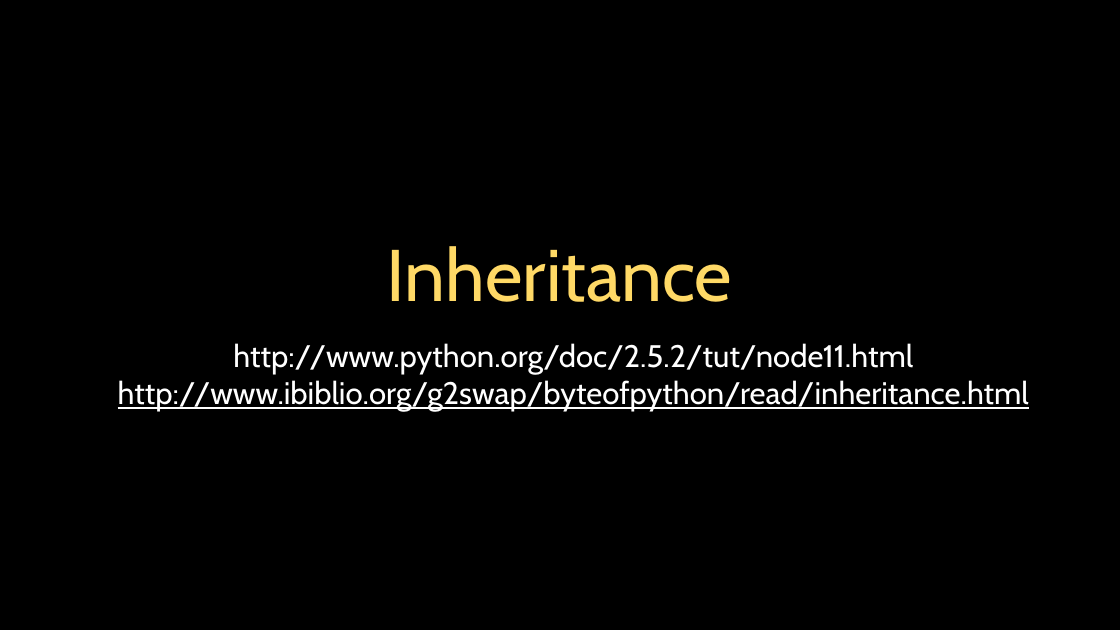
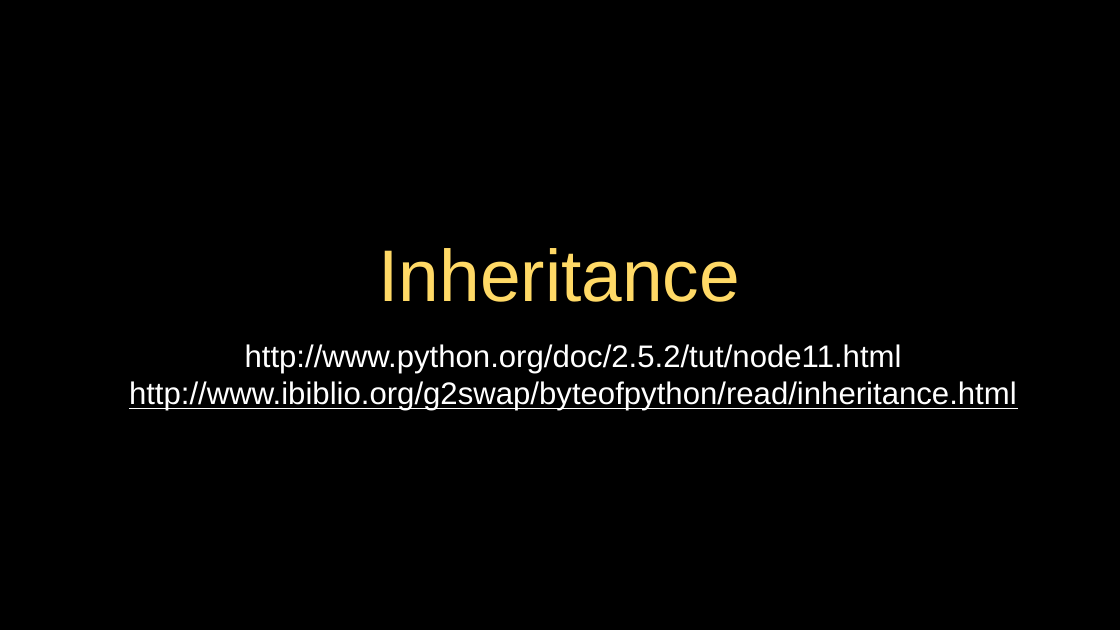
Before and after one commit to csev/py4e, a slide deck: slide 38 of lectures3/Pythonlearn-14-Objects.pptx. Drawn at 1120x630 pixels with LibreOffice and Linux fonts; fonts in the diff are those of the drawing. Boxes give left, top, right and bottom in pixels: in the first picture for what was removed or moved away, otherwise in the second. Text is boxed around its words. In the diff, an @@ line names an element or a change of style, - is before the commit and + after.

```diff
--- a/lectures3/Pythonlearn-14-Objects.pptx
+++ b/lectures3/Pythonlearn-14-Objects.pptx
@@ title "Inheritance" at [379,248,741,302]: font Cabin to Arial @@
@@ subtitle "http://www.python.org/doc/2.5.2/tut/node11.html" at [129,344,1017,411]: font Cabin to Arial @@
```
Also in this commit, not shown: 43 other slides changed, 13 other files.
